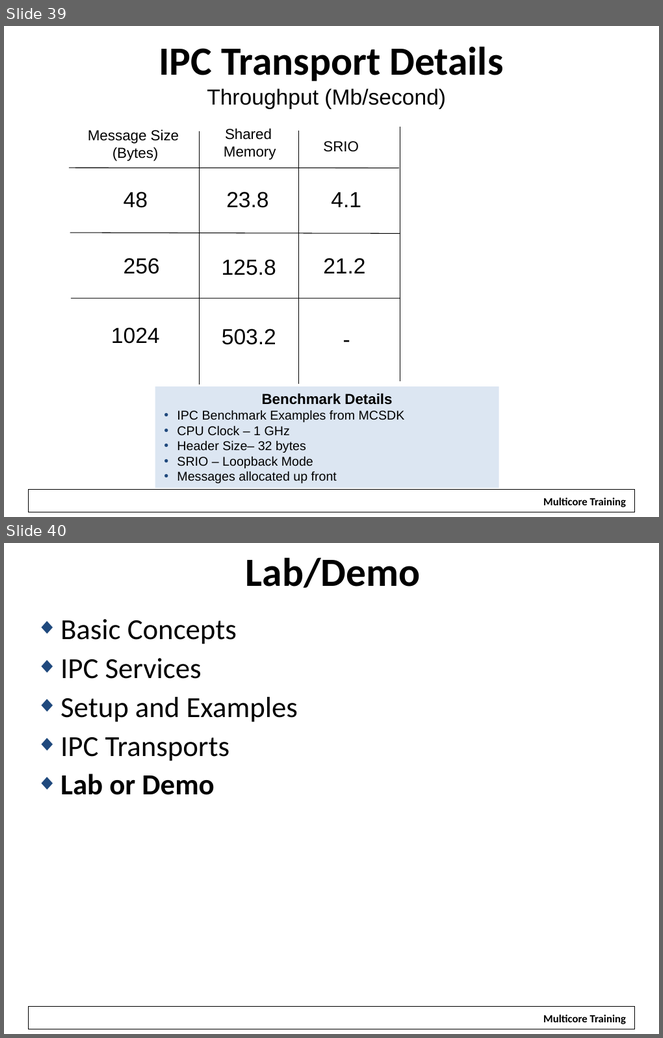
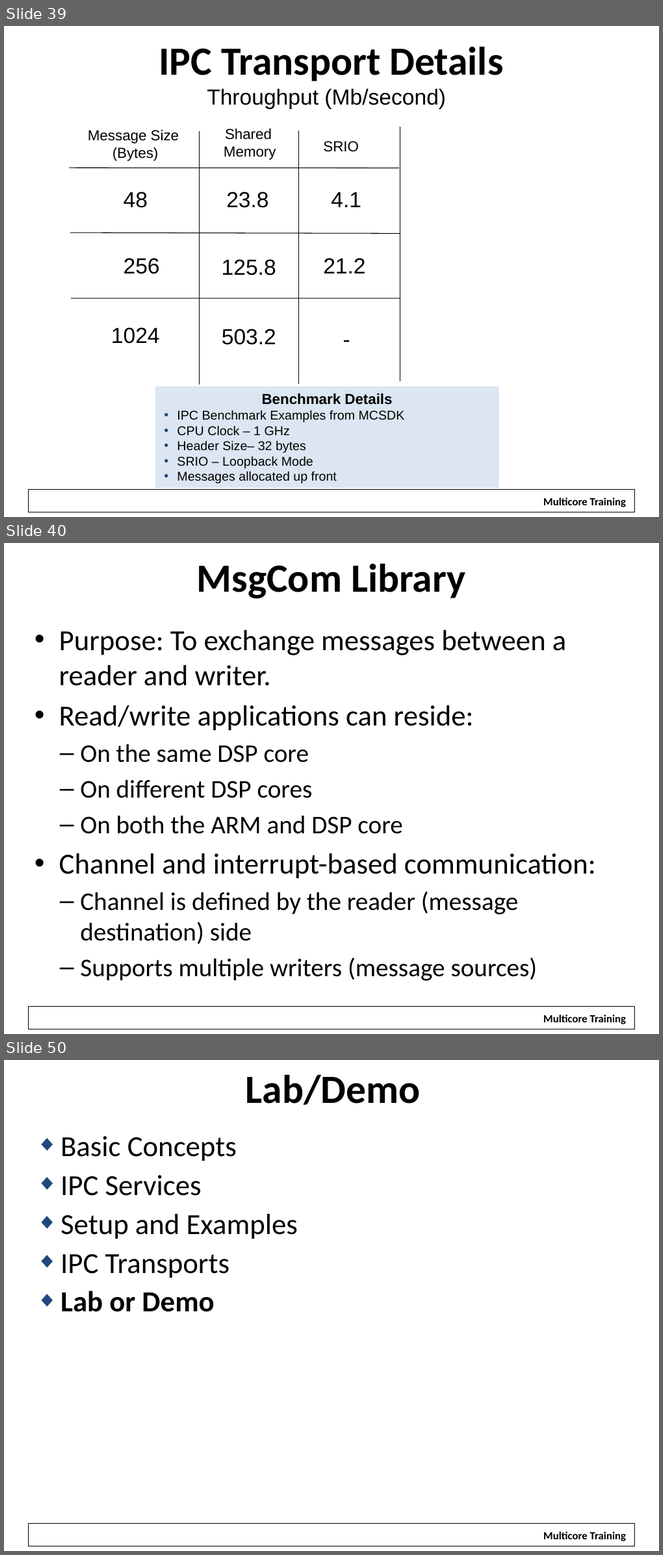
Before and after one commit to hari1989/keystone-workshop, a slide deck: preliminary/Working/presentations/KeyStoneII_ IPC.pptx. Shown one above the other, each under a label of ours: slides 39 and 40 before the commit, slides 39, 40 and 50 after it; the slides between them are not shown. The pictures are 663x1038 and 663x1555 pixels, drawn with LibreOffice and Linux fonts; fonts in the diff are those of the drawing; background and template pictures are left out. Boxes give left, top, right and bottom in pixels: in the first picture for what was removed or moved away, otherwise in the second. Text is boxed around its words. In the diff, an @@ line names an element or a change of style, - is before the commit and + after.

```diff
--- a/preliminary/Working/presentations/KeyStoneII_ IPC.pptx
+++ b/preliminary/Working/presentations/KeyStoneII_ IPC.pptx
@@ slide 40 added at (4,543,659,1034), background #FFFFFF; not listed: 2 template elements that a slide beside it also shows @@
@@ title added at (197,563,466,599), 44 pt, text #000000, bold @@
+MsgCom Library
@@ text added at (59,630,596,981), 28 pt, text #000000 @@
+• Purpose: To exchange messages between a reader and writer.
+• Read/write applications can reside:
+  – On the same DSP core
+  – On different DSP cores
+  – On both the ARM and DSP core
+• Channel and interrupt-based communication:
+  – Channel is defined by the reader (message destination) side
+  – Supports multiple writers (message sources)
@@ what was slide 40 is now slide 50 @@
```
Also in this commit, not shown: 9 other slides added.
